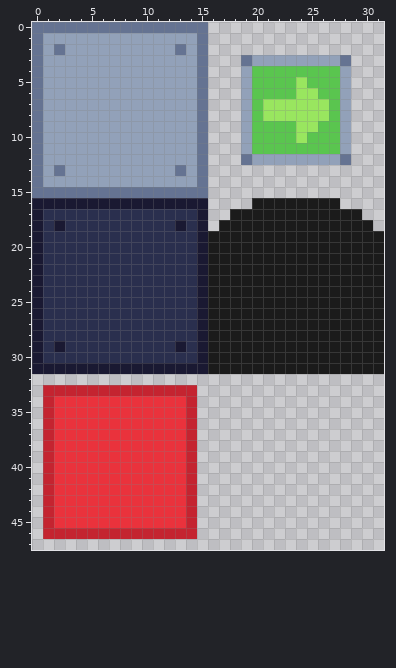
Two states of a pixel-art sprite, resources/textures/tileset.png. The picture above is the old version.
The file is 32x48 pixels.
After the commit:
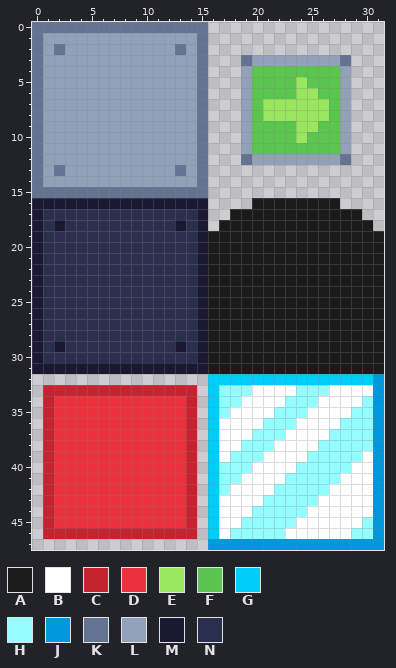
Palette (. is transparent): A #1b1b1b  B #ffffff  C #c42430  D #ea323c  E #99e65f  F #5ac54f  G #00cdf9  H #94fdff  J #0098dc  K #657392  L #92a1b9  M #1a1932  N #2a2f4e
Changes in this commit:
@@ x 14..31 @@
 31 MMAAAAAAAAAAAAAAAA
-32 ..................
-33 C.................
-34 C.................
-35 C.................
-36 C.................
-37 C.................
-38 C.................
-39 C.................
-40 C.................
-41 C.................
-42 C.................
-43 C.................
-44 C.................
-45 C.................
-46 C.................
-47 ..................
+32 ..GGGGGGGGGGGGGGGJ
+33 C.GHHHBBBBHHHBBBBJ
+34 C.GHHBBBBHHHBBBBHJ
+35 C.GHBBBBHHHBBBBHHJ
+36 C.GBBBBHHHBBBBHHHJ
+37 C.GBBBHHHBBBBHHHHJ
+38 C.GBBHHHBBBBHHHHHJ
+39 C.GBHHHBBBBHHHHHBJ
+40 C.GHHHBBBBHHHHHBBJ
+41 C.GHHBBBBHHHHHBBBJ
+42 C.GHBBBBHHHHHBBBBJ
+43 C.GBBBBHHHHHBBBBBJ
+44 C.GBBBHHHHHBBBBBBJ
+45 C.GBBHHHHHBBBBBBHJ
+46 C.GBHHHHHBBBBBBHHJ
+47 ..JJJJJJJJJJJJJJJJ
Pixel boxes of the changes (left, top, right, bottom) in both pictures:
added: (208, 374, 384, 550)
